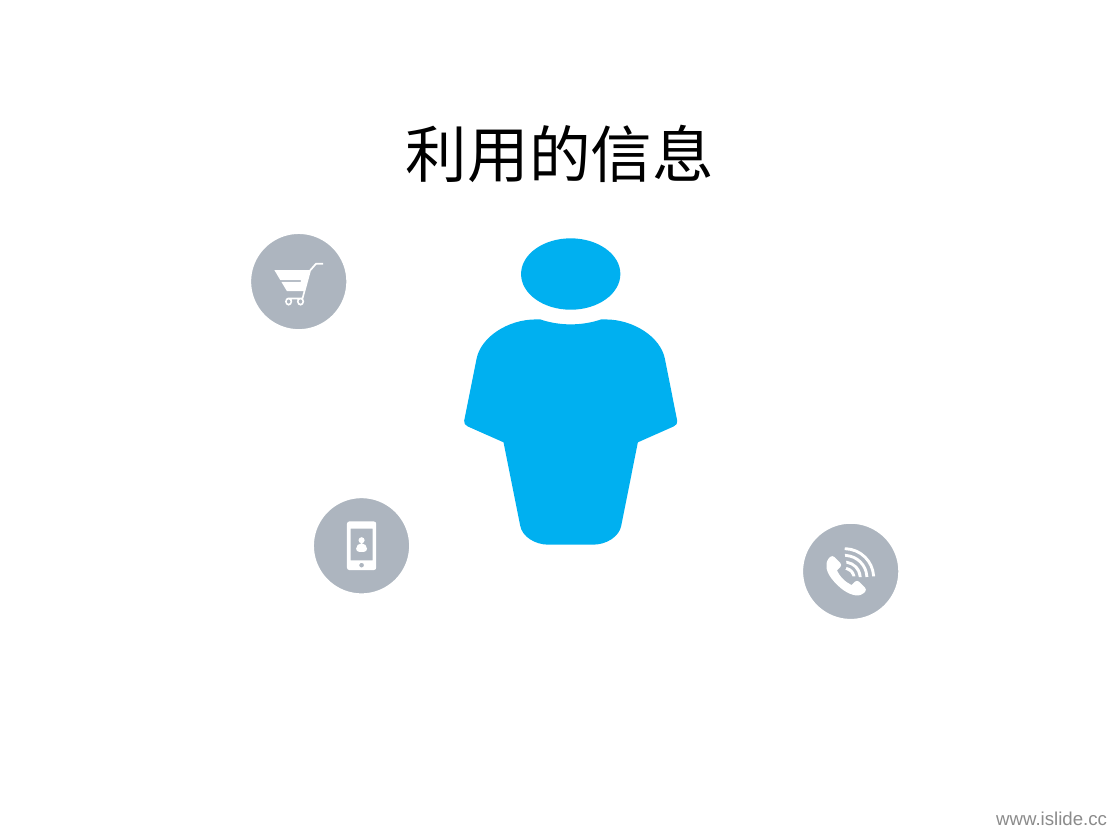
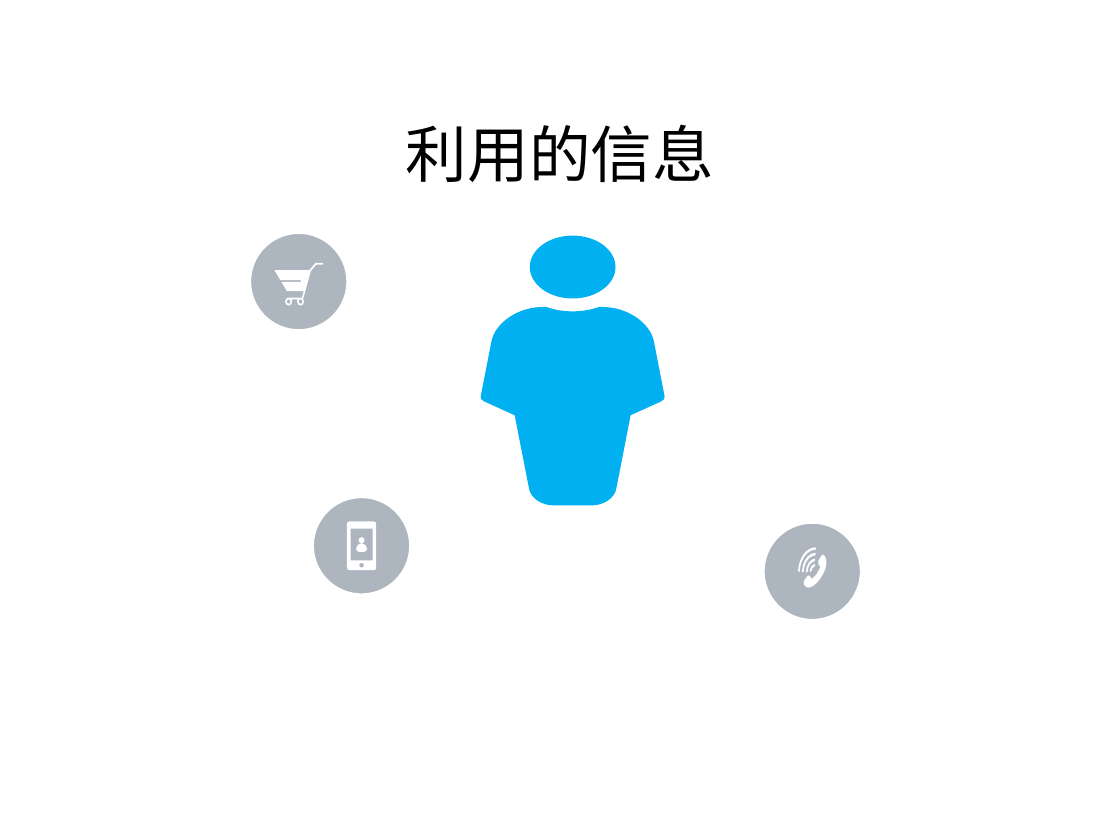
Before and after one commit to tusonggao/wwjjttbb_jk, a slide deck: slide 7 of 2018_12_16/客户智能分层需求说明_home.pptx. Drawn at 1120x840 pixels with LibreOffice and Linux fonts; fonts in the diff are those of the drawing; background and template pictures are left out. Boxes give left, top, right and bottom in pixels: in the first picture for what was removed or moved away, otherwise in the second. Text is boxed around its words. In the diff, an @@ line names an element or a change of style, - is before the commit and + after.

Commit message:
update file

```diff
--- a/2018_12_16/客户智能分层需求说明_home.pptx
+++ b/2018_12_16/客户智能分层需求说明_home.pptx
@@ freeform shape: place and size @@
-freeform shape at box(464, 239, 676, 545)
+freeform shape at box(480, 235, 664, 505)
@@ rounded rectangle: place and size @@
-rounded rectangle at box(801, 522, 900, 622)
+rounded rectangle at box(763, 522, 862, 622)
@@ freeform shape: place and size @@
-freeform shape at box(827, 548, 875, 596)
+freeform shape at box(799, 548, 827, 588)
@@ text removed at box(996, 811, 1107, 825) @@
-www.islide.cc
```
Also in this commit, not shown: 2 other slides changed.
